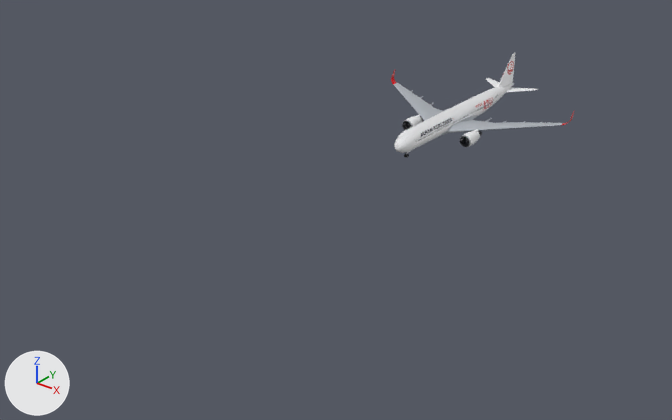
One commit to the glTF model jal-a350-900.glb: the scene before it, then after it.
Camera for both pictures: a 50 mm camera at (140.2, -182.9, 104.0) aimed at (0.2, -7.9, -4.5). Arrows for +X, +Y and +Z are at lower left; the lights stay in place. The first picture is the older version. Where no turn or scale is listed for an object, it has been applied to the vertices. Vertices at exactly the same position are counted once.

In view in the first picture: 'Fan', 'Fin', 'Fuselage', 'White', 'WingGrey' and 3 more.
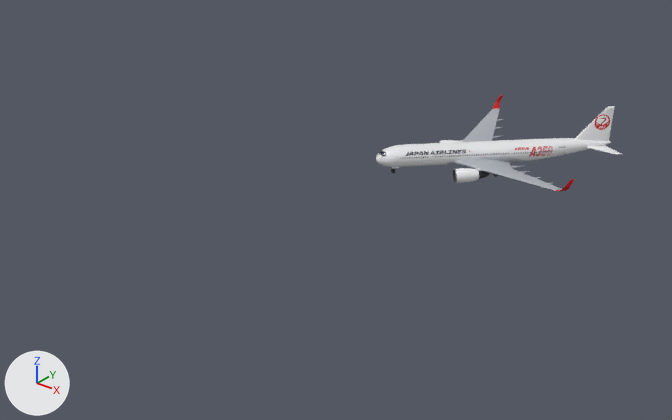
Changed parts and their boxes (x1, y1, x2, y2) in the pictures (672 x 420 px; the box of a moved part takes in the faces that stretch with it):
'Fuselage', moved, turned
    before: (394, 83, 514, 153)
    after: (376, 138, 611, 167)
'WingGrey', reshaped (56% taller)
    before: (394, 83, 563, 136)
    after: (391, 108, 562, 191)
'Fin', moved, turned
    before: (498, 53, 516, 87)
    after: (575, 106, 615, 141)
'White', reshaped
    before: (406, 78, 537, 153)
    after: (392, 140, 622, 183)
'Fan', deleted
    before: (406, 121, 469, 145)
part 2 of me_winggrey, added
    after: (454, 108, 562, 191)
part 3 of me_winggrey, added (mostly hidden)
    after: (446, 157, 521, 165)
part 4 of me_winggrey, deleted (mostly hidden)
    before: (440, 115, 478, 136)
part 5 of me_winggrey, deleted
    before: (394, 83, 563, 133)
part 6 of me_white, moved or reshaped
    before: (464, 131, 480, 146)
    after: (456, 168, 479, 183)
part 7 of me_white, moved or reshaped
    before: (406, 116, 422, 126)
    after: (440, 140, 455, 143)
part 8 of me_white, added
    after: (587, 145, 622, 155)
part 9 of me_white, deleted
    before: (486, 78, 537, 92)

The edits, one by one:
me_fuselage is used by ob_fuselage; location (0.0, 0.0, 0.0).
me_fuselage had 11521 vertices, 22944 faces and spanned x -3.0..3.0, y 20.0..86.8, z 2.0..8.0.
me_fuselage now has 11521 vertices, 22944 faces and spans x -0.5..47.5, y 9.5..57.5, z 2.0..8.0.
me_fuselage part 1: the whole mesh is turned -45 degrees about the z axis through its middle, then moved by (23.6, -19.8, 0.0).
me_winggrey is used by ob_winggrey; location (0.0, 0.0, 0.0).
me_winggrey had 5688 vertices, 11160 faces and spanned x -30.4..30.4, y 34.5..65.5, z 1.9..6.6.
me_winggrey now has 5981 vertices, 11620 faces and spans x 2.1..52.0, y 13.0..62.0, z 0.6..7.6.
me_winggrey part 2: a new loose piece of 2038 vertices spanning x 7.4..52.0, y 17.4..62.0, z 2.0..6.6, in mat_winggrey (grey #b2b7be).
me_winggrey part 3: a new loose piece of 1563 vertices spanning x 10.0..32.5, y 20.0..42.5, z 1.9..5.6, in mat_winggrey (grey #b2b7be).
me_winggrey part 4: the loose piece of 1585 vertices spanning x -3.3..3.3, y 34.5..65.5, z 1.9..5.6 is deleted.
me_winggrey part 5: 2039 vertices removed from x -30.4..30.4, y 39.5..63.2, z 2.0..6.6.
Other edits to the shape of me_winggrey do not show in these pictures.
me_white is used by ob_white; location (0.0, 0.0, 0.0).
me_white had 2629 vertices, 4908 faces and spanned x -12.2..12.2, y 24.5..86.7, z 0.8..6.7.
me_white now has 2628 vertices, 4908 faces and spans x 2.8..53.8, y 12.8..63.8, z 0.8..6.7.
me_white part 6: the loose piece of 512 vertices spanning x 8.3..12.2, y 40.2..46.2, z 0.8..4.7 is turned -45 degrees about the z axis through its middle, then moved by (13.4, -24.1, 0.0).
me_white part 7: the loose piece of 512 vertices spanning x -12.2..-8.3, y 40.2..46.2, z 0.8..4.7 is turned -45 degrees about the z axis through its middle, then moved by (19.4, -9.5, 0.0).
me_white part 8: a new loose piece of 952 vertices spanning x 39.1..53.8, y 49.1..63.8, z 5.1..6.7, in mat_white (white #f0f1f3).
me_white part 9: the loose piece of 953 vertices spanning x -9.5..9.5, y 78.6..86.7, z 5.1..6.7 is deleted.
Other edits to the shape of me_white do not show in these pictures.
me_fin is used by ob_fin; location (0.0, 0.0, 0.0).
me_fin had 673 vertices, 1302 faces and spanned x -0.57..0.57, y 76.0..86.64, z 6.6..17.05.
me_fin now has 673 vertices, 1302 faces and spans x 39.55..47.12, y 49.55..57.12, z 6.6..17.05.
me_fin part 10: the whole mesh is turned -45 degrees about the z axis through its middle, then moved by (43.36, -27.96, 0.0).
Object 'Fan' (ob_fan) is deleted.
